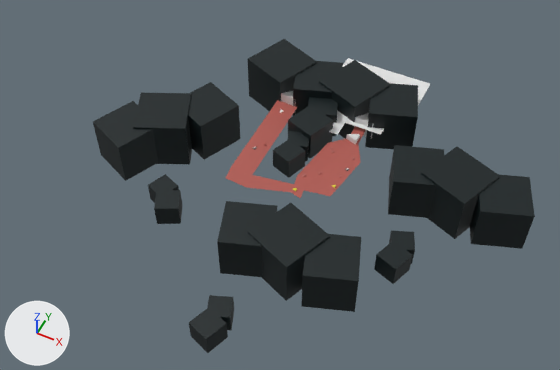
One commit to the glTF model assets/levels/demo-cliffs.gltf: the scene before it, then after it.
Before and after are seen from a 50 mm lens placed at (153.0, -308.0, 313.0), pointed at (22.0, -45.0, -15.0). The axes (+X, +Y, +Z) are drawn at lower left. The lights are the same throughout. Where no turn or scale is listed for an object, it has been applied to the vertices. Vertices at the same position are counted once.

The older version as bpy lines, for what is in view:
```python
ob_cube = bpy.data.objects.new('Cube', me_cube_007)
ob_cube.location = (34.9, 28.3, -6.0)
ob_cube_001 = bpy.data.objects.new('Cube.001', me_cube_013)
ob_cube_001.location = (60.5, 26.2, -6.0)
ob_cube_002 = bpy.data.objects.new('Cube.002', me_cube_014)
ob_cube_002.location = (-13.2, 27.7, -6.0)
ob_cube_003 = bpy.data.objects.new('Cube.003', me_cube_023)
ob_cube_003.location = (12.4, 25.7, -6.0)
ob_cube_033 = bpy.data.objects.new('Cube.033', me_cube_047)
ob_cube_033.location = (99.6, -58.8, -11.5)
ob_cube_033.rotation_euler = (0.0, 0.0, 0.386)  # degrees (0, 0, 22)
ob_cube_033.scale = (5.97, 5.97, 5.97)
ob_cube_034 = bpy.data.objects.new('Cube.034', me_cube_048)
ob_cube_034.location = (-58.2, -38.4, -11.5)
ob_cube_035 = bpy.data.objects.new('Cube.035', me_cube_049)
ob_cube_035.location = (-39.2, -21.1, -11.5)
ob_cube_036 = bpy.data.objects.new('Cube.036', me_cube_050)
ob_cube_036.location = (-71.8, -56.5, -11.5)
ob_ground = bpy.data.objects.new('Ground', me_plane_007)
ob_ground.location = (-2.4, -14.9, -6.0)
ob_ground.rotation_euler = (0.0, 0.0, -1.637)  # degrees (0, 0, -94)
ob_ground.scale = (32.5, 6.83, 16.2)
# also in view: 'Cube.012' at (33.0, -133.0, -17.0); 'Cube.032' at (99.0, -70.0, -12.0); 'Cube.008' at (46.0, -84.0, -17.0); 'Cube.037' at (-24.0, -90.0, -12.0); 'Cube.004' at (23.0, -7.0, -6.0)
```
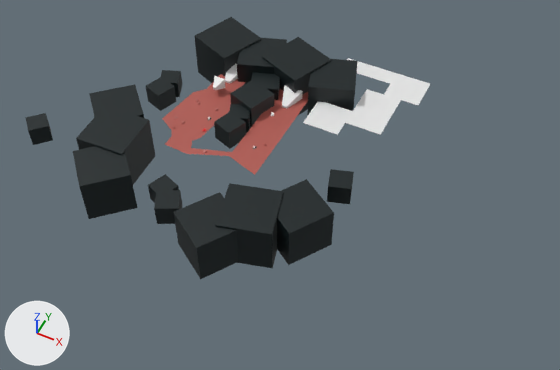
What changed in the scene script:
```text
Change me_plane_007:
    used by ob_ground; location = (-2.4, -14.9, -6.0); rotation_euler = (0.0, 0.0, -1.637), in degrees (0, 0, -94); scale = (32.5, 6.83, 16.2)
    remove me_plane_007.from_pydata(...)  # 18 vertices, 16 faces; spans x -1.27..1.44, y -1.0..8.93, z 0.0
    add me_plane_007.from_pydata(...)  # 24 vertices, 22 faces; spans x -6.09..1.05, y -5.51..3.26, z 0.0
    me_plane_007 part 1
    16 vertices are removed from x -1.27..1.44, y -0.05..8.93, z 0.0
    16 faces are deleted
    22 vertices are added at x -6.09..1.05, y -5.51..3.26, z 0.0
    22 new faces join them
Change ob_ground:
    ob_ground.rotation_euler: (0.0, 0.0, -1.637) -> (0.0, 0.0, 0.0)  # degrees (0, 0, -94) -> degrees (0, 0, 0)
    ob_ground.location: (-2.4, -14.9, -6.0) -> (0.0, 0.0, -6.0)
    ob_ground.scale: (32.5, 6.83, 16.2) -> (10.0, 10.0, 10.0)
Change ob_cube:
    ob_cube.location: (34.9, 28.3, -6.0) -> (-6.0, 33.4, -6.0)
Change ob_cube_001:
    ob_cube_001.location: (60.5, 26.2, -6.0) -> (19.6, 31.4, -6.0)
Change ob_cube_002:
    ob_cube_002.location: (-13.2, 27.7, -6.0) -> (-54.1, 32.9, -6.0)
Change ob_cube_003:
    ob_cube_003.location: (12.4, 25.7, -6.0) -> (-28.5, 30.9, -6.0)
Change ob_cube_004:
    ob_cube_004.location: (22.6, -7.2, -6.0) -> (-18.3, -2.0, -6.0)
Change ob_cube_005:
    ob_cube_005.location: (23.2, 8.7, -6.0) -> (-17.7, 13.9, -6.0)
Change ob_cube_006:
    ob_cube_006.location: (21.0, -32.1, -6.0) -> (-19.9, -27.0, -6.0)
Change ob_cube_007:
    ob_cube_007.location: (21.4, -21.1, -6.0) -> (-19.5, -15.9, -6.0)
Change ob_cube_008:
    ob_cube_008.location: (46.2, -83.8, -17.1) -> (20.3, -77.5, -17.1)
    ob_cube_008.rotation_euler: (0.0, 0.0, -1.952) -> (0.0, 0.0, -1.304)  # degrees (0, 0, -112) -> degrees (0, 0, -75)
Change ob_cube_009:
    ob_cube_009.location: (71.8, -85.9, -17.1) -> (41.9, -63.7, -17.1)
    ob_cube_009.rotation_euler: (0.0, 0.0, -1.226) -> (0.0, 0.0, -0.578)  # degrees (0, 0, -70) -> degrees (0, 0, -33)
Change ob_cube_010:
    ob_cube_010.location: (23.7, -86.4, -17.1) -> (3.9, -93.1, -17.1)
    ob_cube_010.rotation_euler: (0.0, 0.0, -1.226) -> (0.0, 0.0, -0.578)  # degrees (0, 0, -70) -> degrees (0, 0, -33)
Change ob_cube_011:
    ob_cube_011.location: (32.3, -144.2, -17.1) -> (-81.3, -8.0, -17.1)
Change ob_cube_012:
    ob_cube_012.location: (32.7, -133.2, -17.1) -> (-80.9, 3.1, -17.1)
Change ob_cube_013:
    ob_cube_013.location: (113.1, -9.5, -11.5) -> (-75.0, -64.5, -11.5)
    ob_cube_013.rotation_euler: (0.0, 0.0, -1.952) -> (0.0, 0.0, -3.1)  # degrees (0, 0, -112) -> degrees (0, 0, -178)
Change ob_cube_014:
    ob_cube_014.location: (138.7, -11.5, -11.5) -> (-66.4, -88.6, -11.5)
    ob_cube_014.rotation_euler: (0.0, 0.0, -1.226) -> (0.0, 0.0, -2.374)  # degrees (0, 0, -70) -> degrees (0, 0, -136)
Change ob_cube_031:
    ob_cube_031.location: (90.6, -12.1, -11.5) -> (-86.6, -45.0, -11.5)
    ob_cube_031.rotation_euler: (0.0, 0.0, -1.226) -> (0.0, 0.0, -2.374)  # degrees (0, 0, -70) -> degrees (0, 0, -136)
Change ob_cube_032:
    ob_cube_032.location: (99.2, -69.9, -11.5) -> (54.1, -34.4, -11.5)
    ob_cube_032.rotation_euler: (0.0, 0.0, -0.34) -> (0.0, 0.0, 0.307)  # degrees (0, 0, -19) -> degrees (0, 0, 18)
Change ob_cube_033:
    ob_cube_033.location: (99.6, -58.8, -11.5) -> (-125.5, -72.4, -11.5)
    ob_cube_033.rotation_euler: (0.0, 0.0, 0.386) -> (0.0, 0.0, -0.763)  # degrees (0, 0, 22) -> degrees (0, 0, -44)
Remove ob_cube_034:
    ob_cube_034 = bpy.data.objects.new('Cube.034', me_cube_048)
Remove ob_cube_035:
    ob_cube_035 = bpy.data.objects.new('Cube.035', me_cube_049)
Remove ob_cube_036:
    ob_cube_036 = bpy.data.objects.new('Cube.036', me_cube_050)
Change ob_unit_cube_009:
    ob_unit_cube_009.rotation_euler: (0.0, 0.0, 3.107) -> (0.0, 0.0, 0.0)  # degrees (0, 0, 178) -> degrees (0, 0, 0)
    ob_unit_cube_009.location: (49.1, 15.9, -6.0) -> (-42.0, 15.2, -6.0)
Change ob_unit_cube_010:
    ob_unit_cube_010.rotation_euler: (0.0, 0.0, 3.075) -> (0.0, 0.0, 0.0)  # degrees (0, 0, 176) -> degrees (0, 0, 0)
    ob_unit_cube_010.location: (-0.3, 14.9, -6.0) -> (0.0, 10.5, -6.0)
Change ob_unit_cube_007:
    ob_unit_cube_007.rotation_euler: (0.0, 0.0, 2.801) -> (0.0, 0.0, 0.0)  # degrees (0, 0, 160) -> degrees (0, 0, 0)
    ob_unit_cube_007.location: (48.3, -0.8, -6.0) -> (-42.8, -1.5, 0.0)
```

Location of each change, (x1, y1, x2, y2) in pixels of the pictures (560 x 370 px):
'Ground', reshaped, moved, rescaled, turned: before (226, 100, 365, 198); after (162, 74, 308, 175)
'Cube.009', moved, turned: before (301, 234, 361, 312); after (277, 179, 334, 265)
'Cube.014', moved, turned: before (470, 174, 535, 249); after (73, 146, 137, 219)
'Cube.008', moved, turned: before (248, 203, 330, 301); after (216, 183, 283, 268)
'Cube.013', moved, turned: before (421, 147, 500, 239); after (76, 106, 155, 185)
'Cube.010', moved, turned: before (217, 201, 277, 277); after (173, 192, 239, 279)
'Cube.002', moved: before (248, 39, 317, 111); after (194, 17, 261, 83)
'Cube.001', moved: before (365, 83, 418, 150); after (307, 59, 358, 124)
'Cube', moved: before (319, 60, 391, 139); after (262, 37, 331, 115)
'Cube.031', moved, turned: before (388, 145, 444, 218); after (89, 84, 144, 118)
'Cube.034', deleted (black): before (133, 92, 192, 165)
'Cube.036', deleted (black): before (93, 101, 158, 181)
'Cube.035', deleted (black): before (188, 82, 240, 160)
'Cube.003', moved: before (293, 61, 343, 116); after (237, 38, 287, 85)
'Cube.004', moved: before (288, 105, 333, 158); after (230, 79, 274, 128)
'Cube.011', moved: before (189, 307, 228, 353); after (146, 77, 176, 111)
'Cube.032', moved, turned: before (374, 241, 412, 284); after (327, 169, 354, 204)
'Cube.006', moved: before (273, 139, 305, 178); after (214, 111, 246, 149)
'Cube.033', moved, turned: before (389, 230, 415, 264); after (25, 113, 53, 145)
'Cube.012', moved: before (207, 295, 234, 330); after (161, 70, 182, 97)
'Cube.005', moved: before (308, 97, 338, 136); after (251, 72, 280, 100)
'Cube.007', moved: before (288, 131, 309, 161); after (229, 104, 250, 133)
'UNIT_CUBE.010', moved, turned: before (281, 91, 293, 106); after (282, 85, 302, 109)
'UNIT_CUBE.009', moved, turned: before (355, 114, 373, 139); after (225, 64, 238, 84)
'UNIT_CUBE.007', moved, turned: before (346, 134, 360, 144); after (213, 76, 225, 90)
'Plane.009', unchanged, uncovered by the edit: before (329, 58, 430, 135); after (303, 58, 430, 135)
